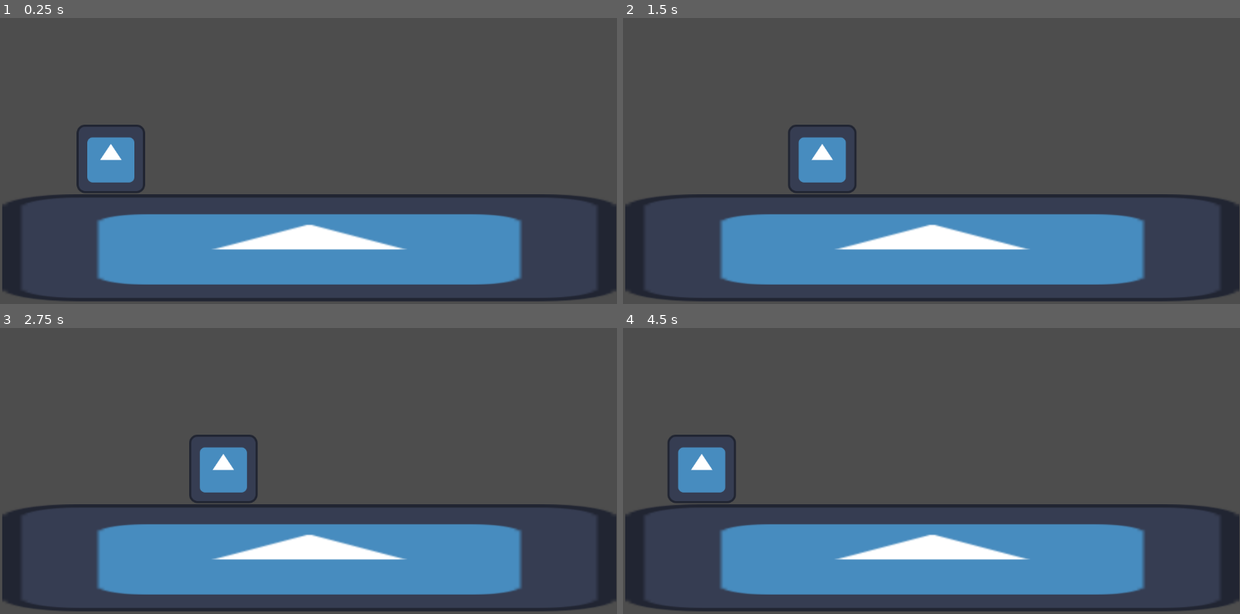
Above: before the commit, frames 1-4 (two rows, left to right).
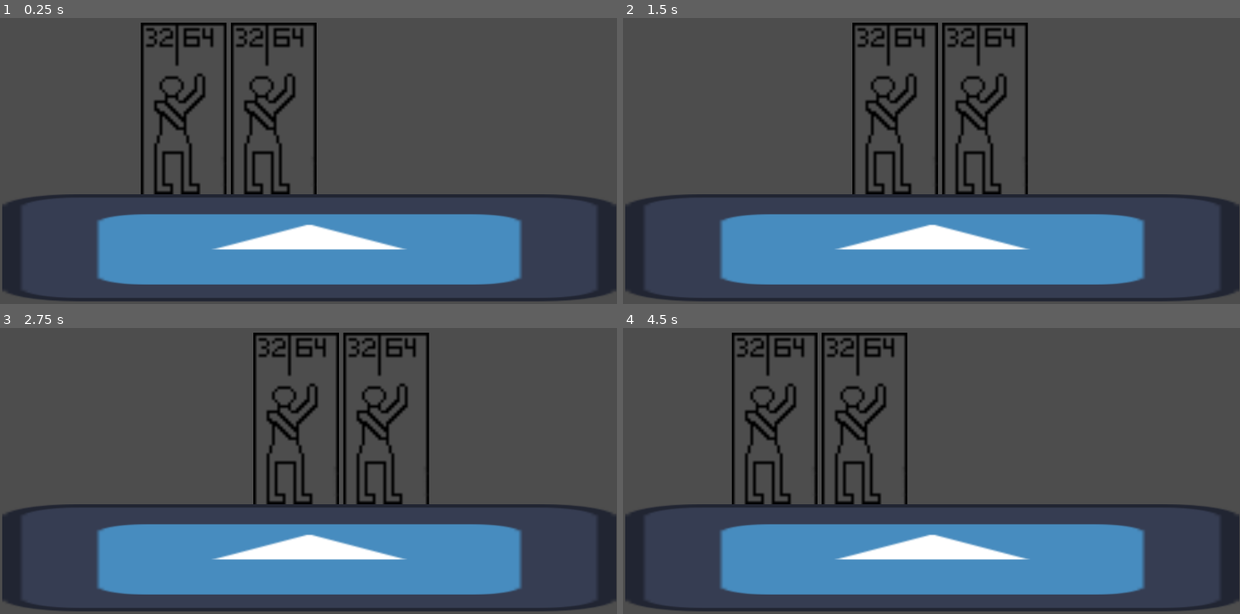
Above: after the commit, the same moments.

Repository: SteveWorcester/GoRight
Game: Godot game, scene res://Levels/00test_level/test_level.tscn
Two runs of this game, one before a commit and one after it. Both use one fixed random seed, a clock stepped at 60 frames per second and the inputs below. The engine's default icon, where the game draws it, is replaced by a stand-in: a white triangle on a blue panel in a dark square.
Inputs:
- Up to frame 1 (0.25 s): no input
- Up to frame 2 (1.5 s): tap Enter at 0.5 s; hold D (right) 0.53-1.28 s; tap Space (interact) at 0.6, 1.35 s; hold A (left) from 1.28 s (still down)
- Up to frame 3 (2.75 s): release A (left) at 2.03 s; hold D (right) from 2.03 s (still down); tap Space (interact) at 2.1 s
- Up to frame 4 (4.5 s): release D (right) at 2.78 s; hold W (up) 2.78-3.53 s; tap Space (interact) at 2.85, 3.5, 3.6, 4.35 s; hold A (left) from 3.53 s (still down)

The runs differ from the first frame. In frame 1, 6.3% of the frame differs, in the area x 12-52%, y 1-62%; in frame 2, 6.3%; in frame 3, 6.4%, in the area x 30-70%, y 1-62%; in frame 4, 6.3%.
Error before the commit: Invalid access to property or key '3' on a base object of type 'Dictionary'. (res://PlayerCharacters/StateMachines/PlayerCharacter/StateManager.gd:19)
Error after the commit: Invalid access to property or key '3' on a base object of type 'Dictionary'. (res://StateMachines/PlayerCharacter/StateManager.gd:19)

Commit message:
temp art and reorganize folder structure

Diff:
--- a/Levels/00test_level/test_level.tscn
+++ b/Levels/00test_level/test_level.tscn
@@ -21,4 +21,7 @@
 [node name="Party" type="Node" parent="."]
 
 [node name="Fighter" parent="Party" instance=ExtResource("2_j83r3")]
-position = Vector2(207, 377)
+position = Vector2(511, 283)
+
+[node name="Fighter2" parent="Party" instance=ExtResource("2_j83r3")]
+position = Vector2(343, 283)
--- a/PlayerCharacters/Fighter/Fighter.tscn
+++ b/PlayerCharacters/Fighter/Fighter.tscn
@@ -1,17 +1,18 @@
 [gd_scene load_steps=5 format=3 uid="uid://n3m7uva4mbvp"]
 
 [ext_resource type="Script" path="res://PlayerCharacters/Fighter/Fighter_Controller.gd" id="1_kxfsd"]
-[ext_resource type="PackedScene" uid="uid://jm7jdqawecaw" path="res://PlayerCharacters/StateMachines/PlayerCharacter/Scene_StateManager.tscn" id="2_labjm"]
-[ext_resource type="Texture2D" uid="uid://dtc32aiyeu7lx" path="res://icon.svg" id="3_xxewc"]
+[ext_resource type="Texture2D" uid="uid://c85t2oj0juh1b" path="res://PlayerCharacters/Fighter/TEMP_Player_32x64.png" id="2_gj7yq"]
+[ext_resource type="PackedScene" uid="uid://jm7jdqawecaw" path="res://StateMachines/PlayerCharacter/Scene_StateManager.tscn" id="2_labjm"]
 
 [sub_resource type="RectangleShape2D" id="RectangleShape2D_6adst"]
 size = Vector2(127, 129)
 
 [node name="Fighter" type="CharacterBody2D"]
+scale = Vector2(5, 5)
 script = ExtResource("1_kxfsd")
 
 [node name="Sprite2D" type="Sprite2D" parent="."]
-texture = ExtResource("3_xxewc")
+texture = ExtResource("2_gj7yq")
 
 [node name="CollisionShape2D" type="CollisionShape2D" parent="."]
 position = Vector2(-0.5, 0.5)
--- a/PlayerCharacters/StateMachines/PlayerCharacter/Scene_StateManager.tscn
+++ /dev/null
@@ -1,14 +0,0 @@
-[gd_scene load_steps=4 format=3 uid="uid://jm7jdqawecaw"]
-
-[ext_resource type="Script" path="res://PlayerCharacters/StateMachines/PlayerCharacter/StateManager.gd" id="1_h5yvn"]
-[ext_resource type="Script" path="res://PlayerCharacters/StateMachines/PlayerCharacter/State_Idle.gd" id="2_f2je2"]
-[ext_resource type="Script" path="res://PlayerCharacters/StateMachines/PlayerCharacter/State_Moving.gd" id="3_uwt7b"]
-
-[node name="StateManager" type="Node"]
-script = ExtResource("1_h5yvn")
-
-[node name="Idle" type="Node" parent="."]
-script = ExtResource("2_f2je2")
-
-[node name="Moving" type="Node" parent="."]
-script = ExtResource("3_uwt7b")
--- /dev/null
+++ b/StateMachines/PlayerCharacter/Scene_StateManager.tscn
@@ -0,0 +1,14 @@
+[gd_scene load_steps=4 format=3 uid="uid://j3naes3m3an2"]
+
+[ext_resource type="Script" path="res://StateMachines/PlayerCharacter/StateManager.gd" id="1_ggxyc"]
+[ext_resource type="Script" path="res://StateMachines/PlayerCharacter/State_Idle.gd" id="2_tdjrl"]
+[ext_resource type="Script" path="res://StateMachines/PlayerCharacter/State_Moving.gd" id="3_ntalc"]
+
+[node name="StateManager" type="Node"]
+script = ExtResource("1_ggxyc")
+
+[node name="Idle" type="Node" parent="."]
+script = ExtResource("2_tdjrl")
+
+[node name="Moving" type="Node" parent="."]
+script = ExtResource("3_ntalc")
Binary file added: PlayerCharacters/Fighter/TEMP_Player_32x64.png
Not shown, added: PlayerCharacters/Fighter/TEMP_Player_32x64.png.import
Renamed: PlayerCharacters/StateMachines/PlayerCharacter/PlayerController.gd -> StateMachines/PlayerCharacter/PlayerController.gd
Renamed: PlayerCharacters/StateMachines/PlayerCharacter/StateManager.gd -> StateMachines/PlayerCharacter/StateManager.gd
Renamed: PlayerCharacters/StateMachines/PlayerCharacter/State_Base.gd -> StateMachines/PlayerCharacter/State_Base.gd
Renamed: PlayerCharacters/StateMachines/PlayerCharacter/State_Combat.gd -> StateMachines/PlayerCharacter/State_Combat.gd
Renamed: PlayerCharacters/StateMachines/PlayerCharacter/State_Idle.gd -> StateMachines/PlayerCharacter/State_Idle.gd
Renamed: PlayerCharacters/StateMachines/PlayerCharacter/State_Interacting.gd -> StateMachines/PlayerCharacter/State_Interacting.gd
Renamed: PlayerCharacters/StateMachines/PlayerCharacter/State_Moving.gd -> StateMachines/PlayerCharacter/State_Moving.gd
